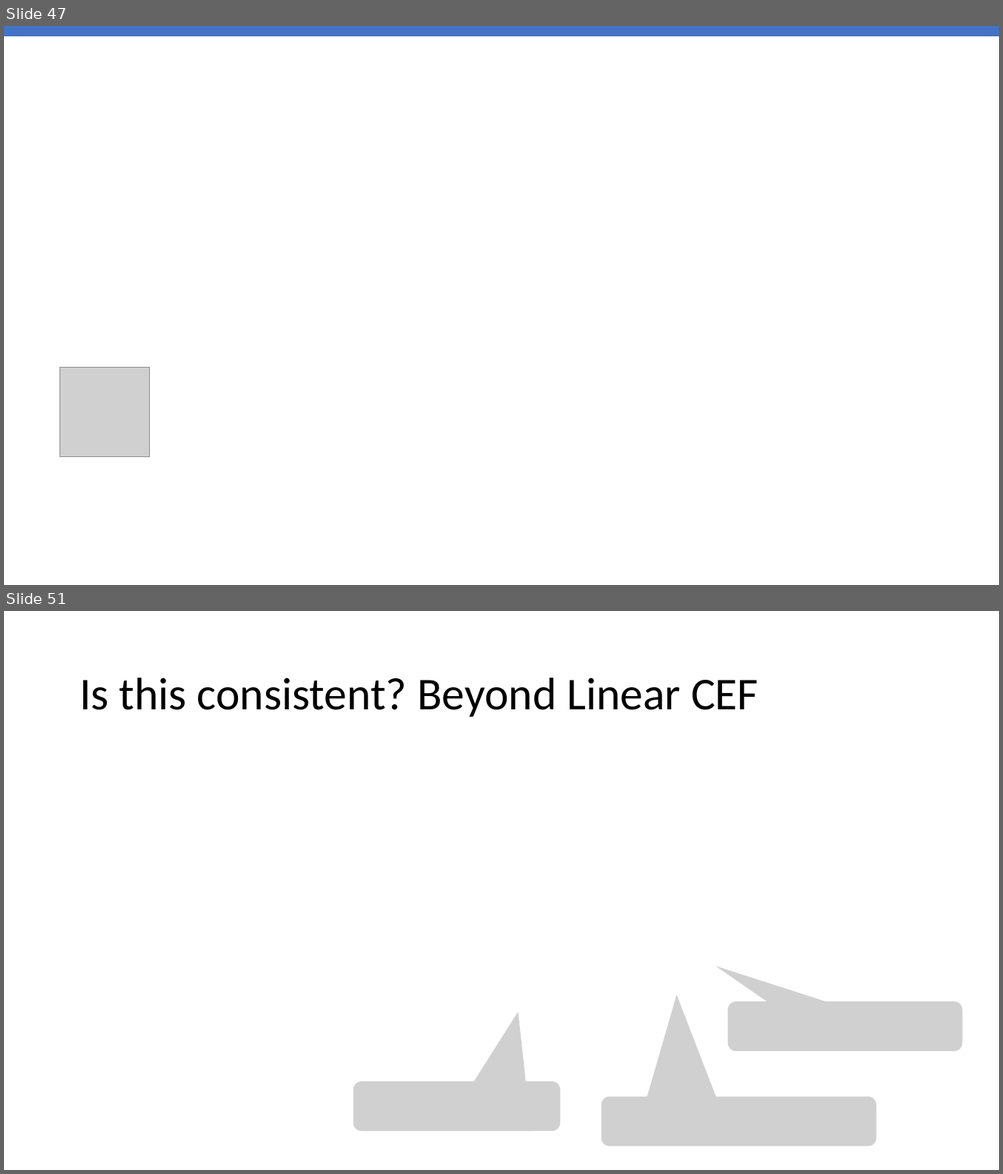
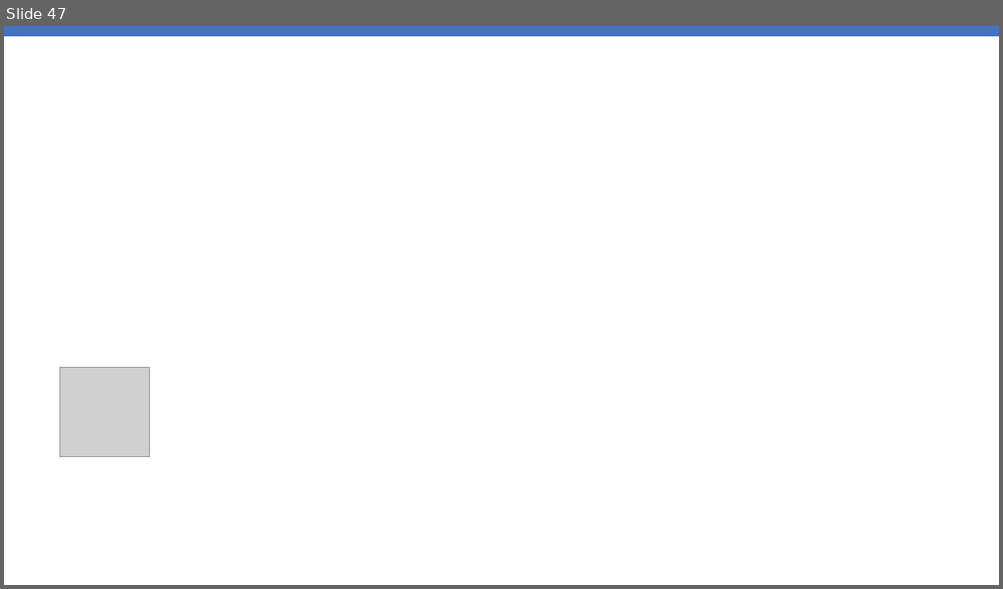
Before and after one commit to stanford-msande228/winter25, a slide deck: assets/presentations/MSANDE228_Lecture3_Inference_in_Linear_Models.pptx. Shown one above the other, each under a label of ours: slides 47 and 51 before the commit, slide 47 after it; the slides between them are not shown. The pictures are 1003x1174 and 1003x589 pixels, drawn with LibreOffice and Linux fonts; fonts in the diff are those of the drawing; grey boxes stand for pictures. Boxes give left, top, right and bottom in pixels: in the first picture for what was removed or moved away, otherwise in the second. Text is boxed around its words. In the diff, an @@ line names an element or a change of style, - is before the commit and + after.

```diff
--- a/assets/presentations/MSANDE228_Lecture3_Inference_in_Linear_Models.pptx
+++ b/assets/presentations/MSANDE228_Lecture3_Inference_in_Linear_Models.pptx
@@ slide 51 removed at (x1=4, y1=611, x2=999, y2=1170), background #FFFFFF @@
@@ title removed at (x1=79, y1=678, x2=758, y2=717) @@
-Is this consistent? Beyond Linear CEF
@@ picture removed at (x1=728, y1=1002, x2=962, y2=1052) @@
@@ picture removed at (x1=353, y1=1082, x2=560, y2=1132) @@
@@ picture removed at (x1=601, y1=1096, x2=876, y2=1147) @@
```
Also in this commit, not shown: 5 other slides removed, 2 other files.
